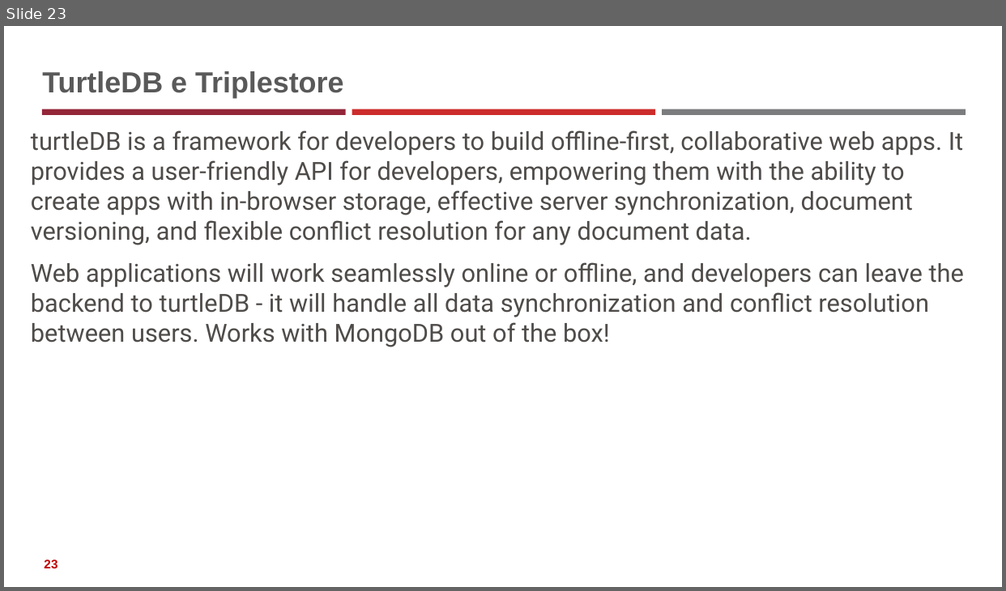
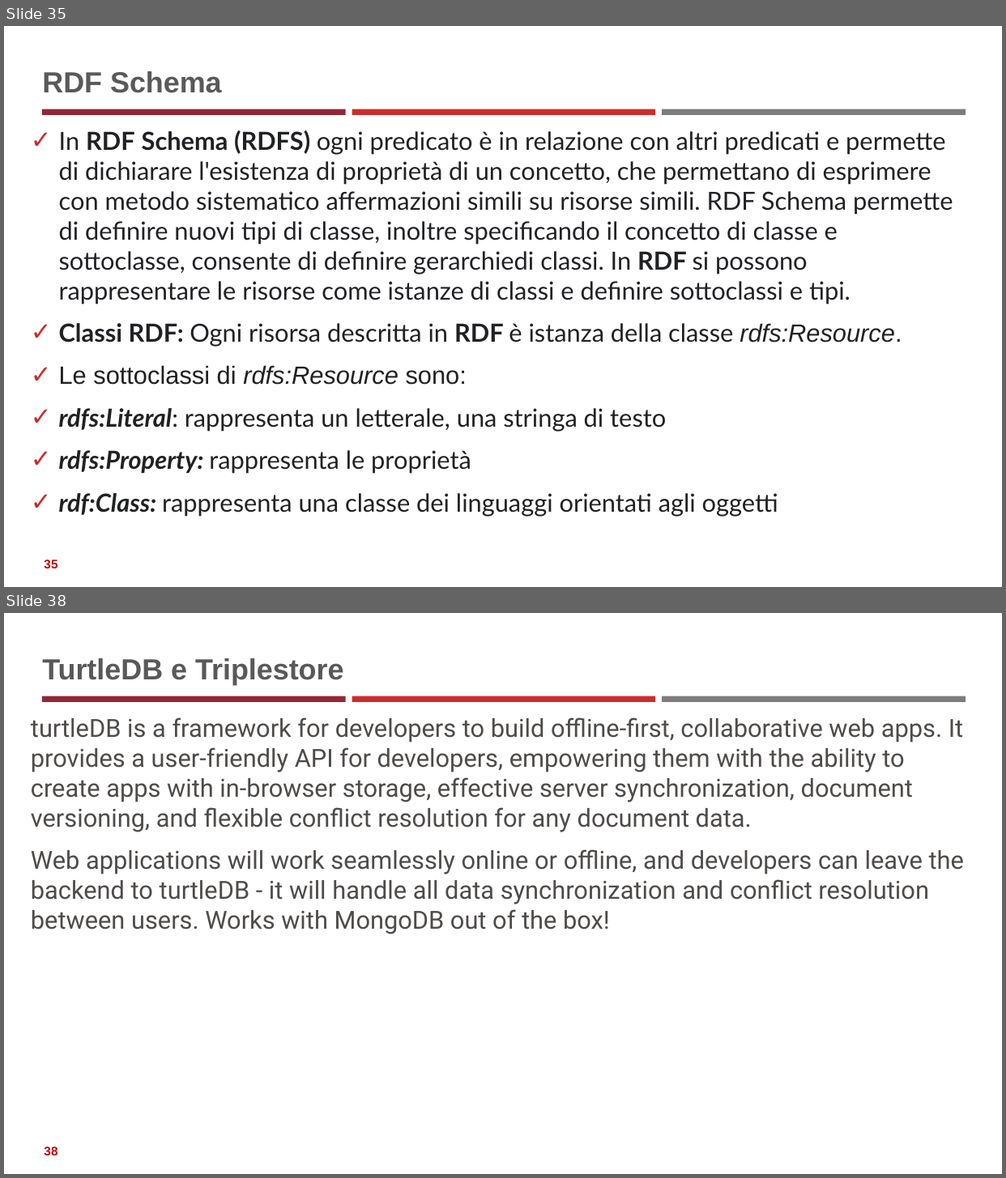
Before and after one commit to neural1977/data_science_interview_material, a slide deck: Data_Science_ita.pptx. Shown one above the other, each under a label of ours: slide 23 before the commit, slides 35 and 38 after it; the slides between them are not shown. The pictures are 1006x591 and 1006x1178 pixels, drawn with LibreOffice and Linux fonts; fonts in the diff are those of the drawing. Boxes give left, top, right and bottom in pixels: in the first picture for what was removed or moved away, otherwise in the second. Text is boxed around its words. In the diff, an @@ line names an element or a change of style, - is before the commit and + after.

```diff
--- a/Data_Science_ita.pptx
+++ b/Data_Science_ita.pptx
@@ slide 35 added at bbox=[4, 26, 1002, 587], background #FFFFFF; not listed: 3 template elements that a slide beside it also shows @@
@@ title added at bbox=[42, 71, 222, 93], 28 pt, text #595959, bold @@
+RDF Schema
@@ text added at bbox=[59, 130, 953, 474], 24 pt, text #202124 @@
+✓ In RDF Schema (RDFS) ogni predicato è in relazione con altri predicati e permette di dichiarare l'esistenza di proprietà di un concetto, che permettano di esprimere con metodo sistematico affermazioni simili su risorse simili. RDF Schema permette di definire nuovi tipi di classe, inoltre specificando il concetto di classe e sottoclasse, consente di definire gerarchiedi classi. In RDF si possono rappresentare le risorse come istanze di classi e definire sottoclassi e tipi.
+✓ Classi RDF: Ogni risorsa descritta in RDF è istanza della classe rdfs:Resource.
+✓ Le sottoclassi di rdfs:Resource sono:
+✓ rdfs:Literal: rappresenta un letterale, una stringa di testo
+✓ rdfs:Property: rappresenta le proprietà
+✓ rdf:Class: rappresenta una classe dei linguaggi orientati agli oggetti
@@ page number added at bbox=[44, 560, 57, 569], 12 pt, text #C00000, bold @@
+35
@@ what was slide 23 is now slide 38 @@
@@ page number at bbox=[44, 1147, 57, 1156]: text changed @@
-23
+38
```
Also in this commit, not shown: 4 slides changed, 15 other slides added, 1 slide removed, 3 other files.
